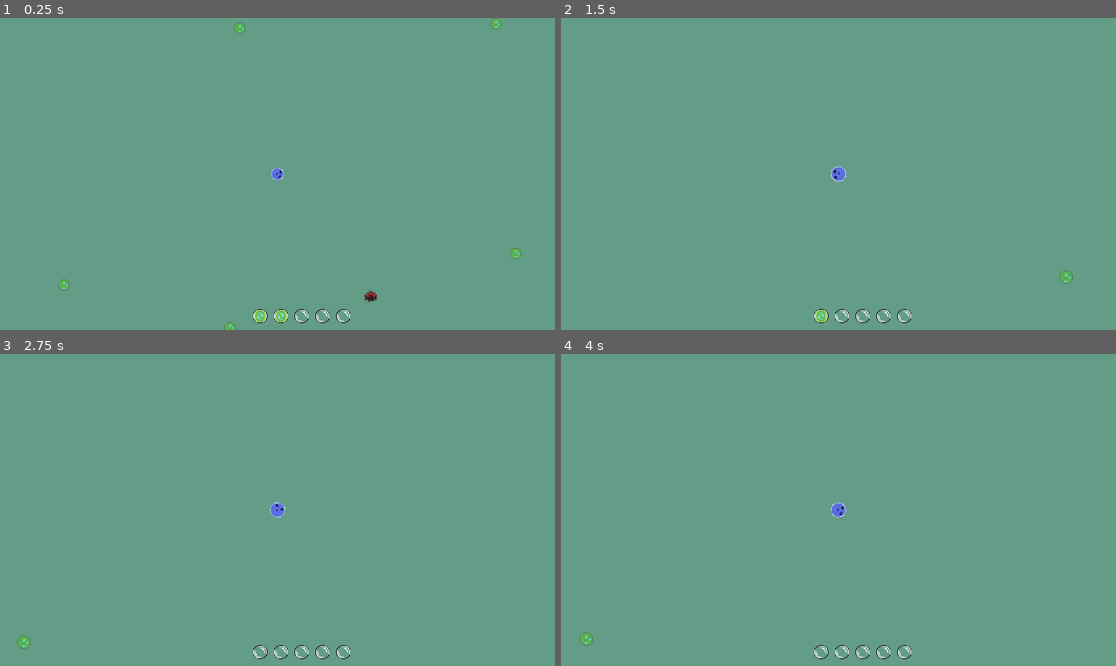
Above: before the commit, frames 1-4 (two rows, left to right).
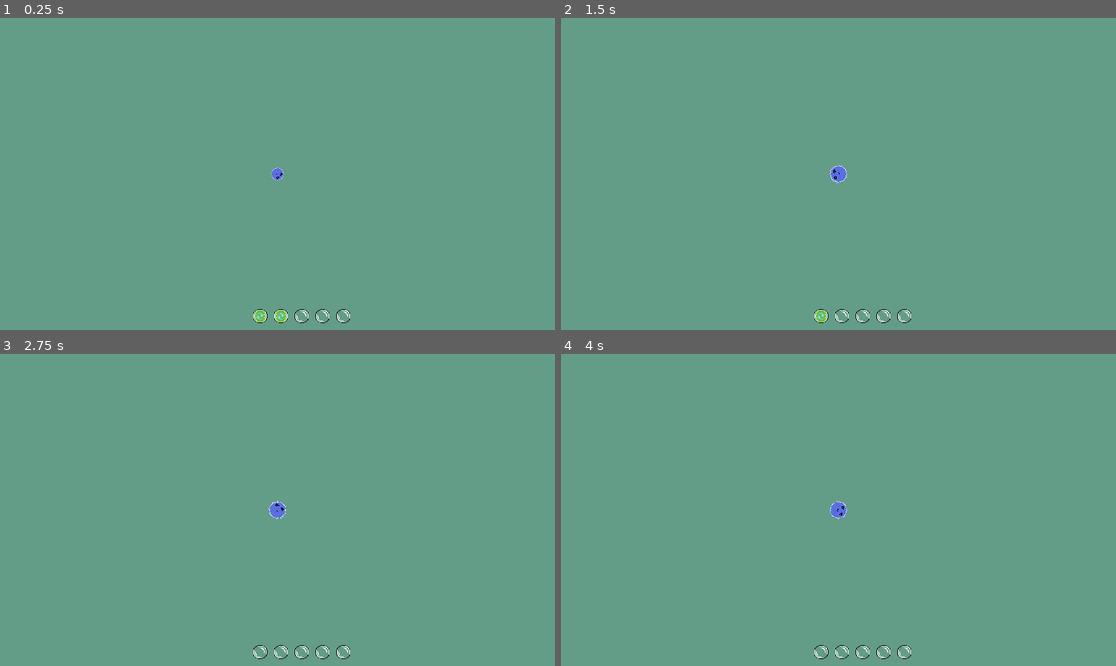
Above: after the commit, the same moments.

Repository: Ethan-D-S/primordial
Game: Godot game, scene res://main.tscn
Two runs of this game, one before a commit and one after it. Both use one fixed random seed, a clock stepped at 60 frames per second and the inputs below.
Inputs (mouse positions are in pixels of both pictures, inside the frame that each line leads up to):
- Up to frame 1 (0.25 s): no input
- Up to frame 2 (1.5 s): move the mouse to (960, 158) at 0.52 s; hold Space (dash) 0.53-1.28 s; tap Enter at 1.25 s; move the mouse to (727, 189) at 1.27 s; click (727, 189) at 1.35 s
- Up to frame 3 (2.75 s): tap Space (dash) at 2 s; move the mouse to (333, 441) at 2.02 s; hold Space (dash) from 2.03 s (still down)
- Up to frame 4 (4 s): tap Enter at 2.75 s; move the mouse to (810, 572) at 2.77 s; release Space (dash) at 2.78 s; click (810, 572) at 2.85 s; tap Space (dash) at 3.5 s; move the mouse to (1005, 556) at 3.52 s; hold Space (dash) from 3.53 s (still down)

The runs differ from the first frame. In frame 1, 0.3% of the frame differs, in the area x 10-94%, y 0-100%; in frame 2, 0.1%; in frame 3, 0.1%; in frame 4, 0.1%.

Commit message:
minor rework to eat()

Diff:
--- a/player.gd
+++ b/player.gd
@@ -1,15 +1,24 @@
 extends CharacterBody2D
 
+## Starting variables
 @export var base_speed = 100
-@export var base_mass = 1
+@export var base_mass: float = .5
 
+## Updating variables
+var speed = base_speed
+var mass: float = base_mass
+@export var max_mass: float = 5.0
+
+## signals
 signal grew
 signal energy_changed(current_energy: int)
 
-var speed = base_speed
-var mass = base_mass
+# GM quantities: probably should port to a dedicated data structure
+var algaeGM : float = 0.0
+var wandererGM : float = 0.0
 
-var scale_factor = 1
+#
+var scale_factor: float = 1
 
 # energy is consumed by abilities, gained by eating etc.
 var energy: int = 2
@@ -69,10 +78,17 @@
 	if not $EatSound.playing:
 		$EatSound.play()
 
-	mass += mass_eaten
+	#mass += mass_eaten
+	gain_mass(mass_eaten)
 	gain_energy(1)
 	grow()
 
+
+func gain_mass(mass_gained) -> void:
+	# check if maximum mass has been reached
+	if mass < max_mass:
+		mass += mass_gained
+		# emit signal for effects/animations?
 
 # use when increasing energy
 func gain_energy(energy_gained) -> void:
--- a/regen_energy_ability.gd
+++ b/regen_energy_ability.gd
@@ -1,5 +1,8 @@
 class_name RegenEnergyAbility
 extends Ability
+
+# this should activate when player is in a sunlight area
+# sunlight areas moving around could make this a bit more engaging
 
 @export var regen_rate: float = 0.2
 
Binary file added: assets/sprites/DNA.png
Not shown, added: assets/sprites/DNA.png.import
